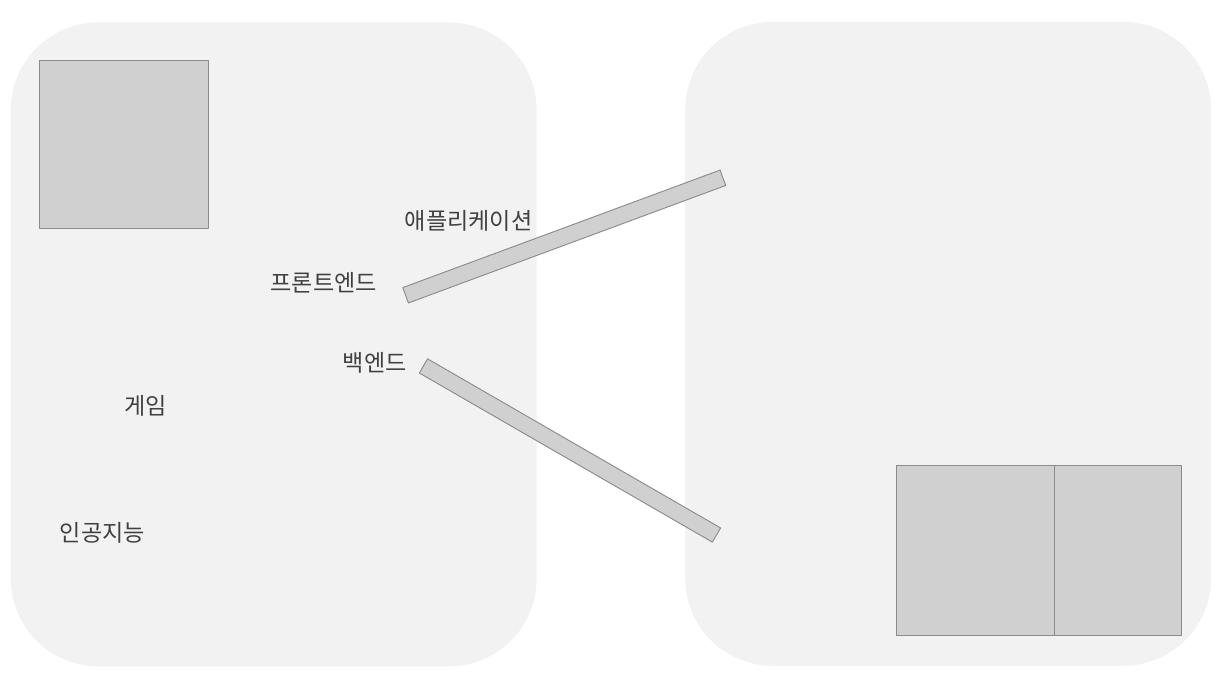
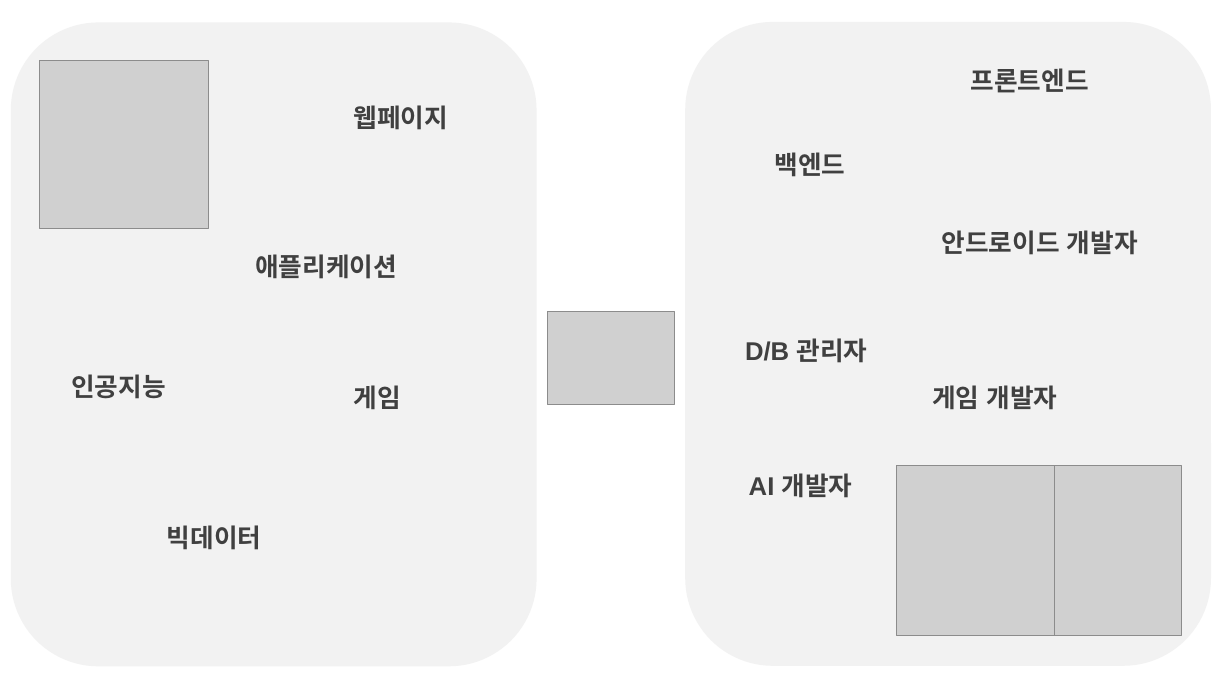
Before and after one commit to ppark-jjong/TIL, a slide deck: slide 17 of etc/2022 부천미래교육센터 멘토링.pptx (slide 10 before the commit). Drawn at 1232x693 pixels with LibreOffice and Linux fonts; fonts in the diff are those of the drawing; grey boxes stand for pictures. Boxes give left, top, right and bottom in pixels: in the first picture for what was removed or moved away, otherwise in the second. Text is boxed around its words. In the diff, an @@ line names an element or a change of style, - is before the commit and + after.

```diff
--- a/etc/2022 부천미래교육센터 멘토링.pptx
+++ b/etc/2022 부천미래교육센터 멘토링.pptx
@@ text "프론트엔드" moved from (x1=271, y1=272, x2=377, y2=293) to (x1=970, y1=68, x2=1088, y2=93) @@
@@ text added at (x1=353, y1=105, x2=448, y2=130), 20 pt, text #404040, bold @@
+웹페이지
@@ size 18 to 20 pt, bold on in 5 elements at (x1=255, y1=254, x2=397, y2=279), (x1=353, y1=385, x2=400, y2=410), (x1=71, y1=374, x2=166, y2=399), (x1=970, y1=68, x2=1088, y2=93), (x1=775, y1=152, x2=846, y2=177) @@
@@ text "백엔드" moved from (x1=343, y1=352, x2=407, y2=373) to (x1=775, y1=152, x2=846, y2=177) @@
@@ picture removed at (x1=403, y1=170, x2=726, y2=303) @@
@@ text "애플리케이션" moved from (x1=405, y1=210, x2=533, y2=231) to (x1=255, y1=254, x2=397, y2=279) @@
@@ picture added at (x1=548, y1=312, x2=675, y2=405) @@
@@ picture removed at (x1=420, y1=359, x2=721, y2=543) @@
@@ text "인공지능" moved from (x1=60, y1=522, x2=145, y2=543) to (x1=71, y1=374, x2=166, y2=399) @@
@@ text "게임" moved from (x1=125, y1=395, x2=168, y2=416) to (x1=353, y1=385, x2=400, y2=410) @@
@@ group added at (x1=745, y1=230, x2=1138, y2=498): 4 texts @@
+안드로이드 개발자
+D/B 관리자
+게임 개발자
+AI 개발자
@@ text added at (x1=167, y1=525, x2=262, y2=550), 20 pt, text #404040, bold @@
+빅데이터
```
Also in this commit, not shown: 2 other slides changed, 24 slides added, 2 slides removed, 2 other files.
